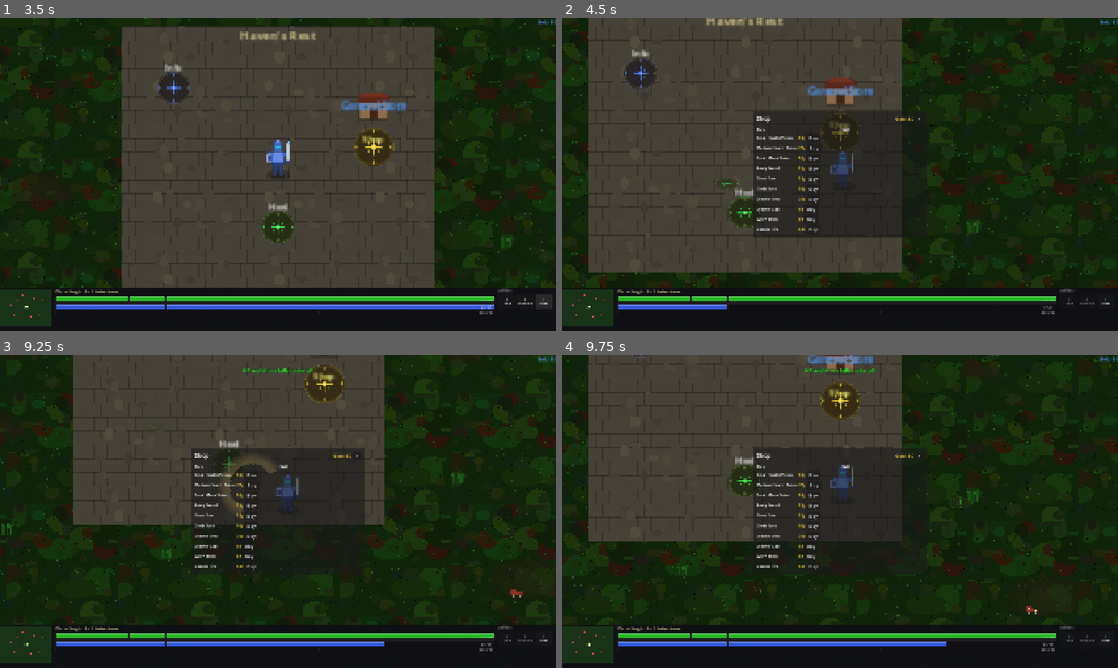
Above: before the commit, frames 1-4 (two rows, left to right).
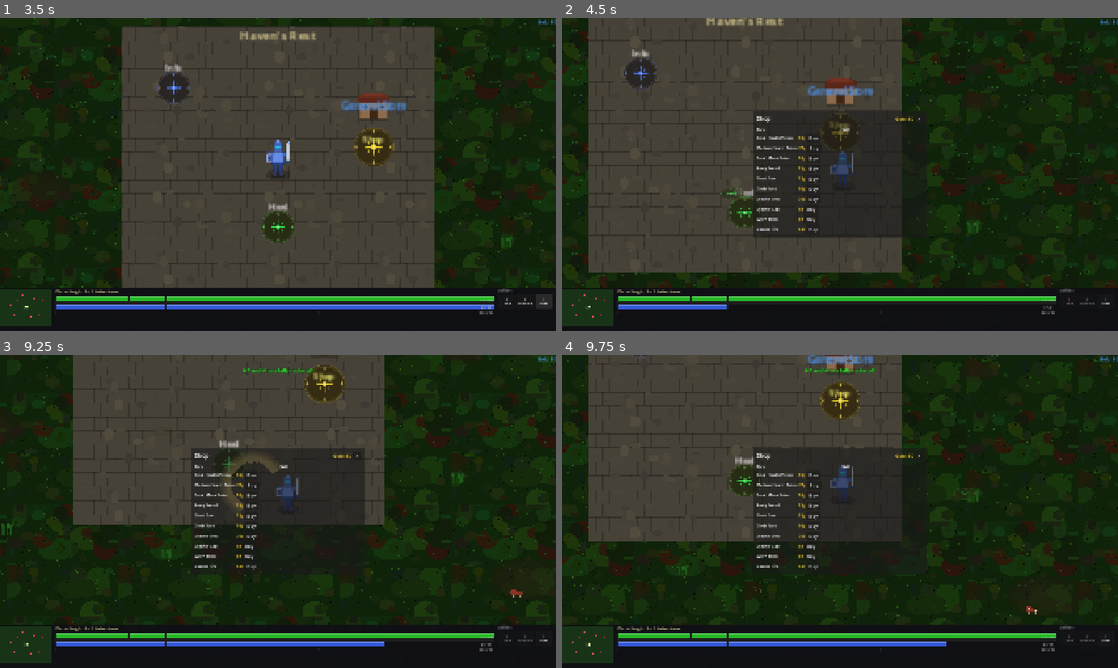
Above: after the commit, the same moments.

Repository: slxny/legends-open-rpg
Game: Godot game, scene res://scenes/main.tscn
Same seed, same stepped clock (60 frames per second), same inputs: the game is played once before the commit and once after it.
Inputs (mouse positions are in pixels of both pictures, inside the frame that each line leads up to):
- Up to frame 1 (3.5 s): click "SELECT" at 0.5 s; click "Q Cleave" at 1.25 s; click "E Shield Wall" at 2 s; click "I Items" at 2.75 s
- Up to frame 2 (4.5 s): tap Enter at 3.5 s; move the mouse to (962, 158) at 3.52 s; hold D (move_right) 3.53-4.28 s; hold Q (ability_1) 3.53-4.28 s; click (962, 158) at 3.67 s; move the mouse to (728, 190) at 4.27 s; hold S (move_down) from 4.28 s (still down); tap E (ability_2) at 4.35 s; click (728, 190) at 4.42 s
- Up to frame 3 (9.25 s): move the mouse to (333, 442) at 5.02 s; release S (move_down) at 5.03 s; hold D (move_right) 5.03-5.78 s; tap one key every 0.75 s from 5.1 s: F (interact) 1 2 3 4 Q (ability_1); click (333, 442) at 5.17 s; move the mouse to (250, 574) at 5.77 s; hold W (move_up) 5.78-6.53 s; click (250, 574) at 5.92 s; move the mouse to (444, 558) at 6.52 s; hold A (move_left) 6.53-8.03 s; click (444, 558) at 6.67 s; move the mouse to (111, 464) at 7.27 s; click (111, 464) at 7.42 s; move the mouse to (305, 511) at 8.02 s; hold S (move_down) 8.03-8.78 s; click (305, 511) at 8.17 s; move the mouse to (194, 433) at 8.77 s; hold D (move_right) from 8.78 s (still down); click (194, 433) at 8.92 s
- Up to frame 4 (9.75 s): move the mouse to (962, 495) at 9.52 s; release D (move_right) at 9.53 s; hold W (move_up) from 9.53 s (still down); hold E (ability_2) from 9.53 s (still down); click (962, 495) at 9.67 s

Frame 1 is identical in both runs. In frame 2, less than 0.1% of the frame differs, in the area x 28-33%, y 51-57%; in frame 3, less than 0.1%, in the area x 41-50%, y 34-51%; in frame 4, less than 0.1%.

Commit message:
Fix mouse freeze, enable fullscreen, thicken target circle
- Fix mouse position freezing: replace get_global_mouse_position() with
  _get_world_mouse_pos() which computes world coords directly from the
  camera's true position and viewport size, bypassing the lagged canvas
  transform caused by camera position_smoothing
- Enable fullscreen at startup (window/size/mode=3) in project.godot
- Thicken the red target selection circle: increase texture from 32px to
  48px, widen the ring from ~15% to 40% thickness, set full opacity (1.0)

https://claude.ai/code/session_01Dfh27BWG9Vw5HJZPhEGQWV

Diff:
--- a/project.godot
+++ b/project.godot
@@ -29,6 +29,7 @@
 
 window/size/viewport_width=1920
 window/size/viewport_height=1080
+window/size/mode=3
 window/stretch/mode="canvas_items"
 window/stretch/aspect="expand"
 
--- a/scenes/player/player.gd
+++ b/scenes/player/player.gd
@@ -142,7 +142,7 @@
 				_is_moving_to_target = false
 			else:
 				_deselect_enemy()
-				_move_target = get_global_mouse_position()
+				_move_target = _get_world_mouse_pos()
 				_is_moving_to_target = true
 				_is_attacking_target = false
 				_attack_target = null
@@ -160,7 +160,7 @@
 				_move_target = target.global_position
 				_is_moving_to_target = true
 			else:
-				_move_target = get_global_mouse_position()
+				_move_target = _get_world_mouse_pos()
 				_is_moving_to_target = true
 
 	# Abilities (Q and E)
@@ -282,8 +282,20 @@
 	if _selection_circle and is_instance_valid(_selection_circle):
 		_selection_circle.global_position = _selected_enemy.global_position
 
+func _get_world_mouse_pos() -> Vector2:
+	# get_global_mouse_position() is broken when camera position_smoothing is
+	# enabled because it uses the camera's lagged canvas transform, causing the
+	# computed world position to drift / "freeze" in the center.
+	# Instead, convert screen-space mouse coords using the camera's true
+	# (non-smoothed) position directly.
+	var screen_mouse: Vector2 = get_viewport().get_mouse_position()
+	var viewport_size: Vector2 = get_viewport().get_visible_rect().size
+	var screen_center: Vector2 = viewport_size * 0.5
+	var offset_from_center: Vector2 = screen_mouse - screen_center
+	return camera.global_position + offset_from_center / camera.zoom
+
 func _get_clickable_at_mouse() -> Node2D:
-	var mouse_pos = get_global_mouse_position()
+	var mouse_pos = _get_world_mouse_pos()
 	var space = get_world_2d().direct_space_state
 	var params = PhysicsPointQueryParameters2D.new()
 	params.position = mouse_pos
@@ -313,7 +325,7 @@
 		GameManager.game_message.emit("Evasion! +%d%% Dodge" % int(ability_data["dodge_bonus"] * 100), Color(0.3, 1.0, 0.5))
 
 func _execute_aoe_ability(ability_data: Dictionary) -> void:
-	var mouse_dir = (get_global_mouse_position() - global_position).normalized()
+	var mouse_dir = (_get_world_mouse_pos() - global_position).normalized()
 	var radius = ability_data.get("radius", 80.0)
 	var arc = deg_to_rad(ability_data.get("arc_degrees", 120.0))
 
@@ -334,7 +346,7 @@
 	_do_screen_shake(4.0)
 
 func _execute_projectile_ability(ability_data: Dictionary) -> void:
-	var base_dir = (get_global_mouse_position() - global_position).normalized()
+	var base_dir = (_get_world_mouse_pos() - global_position).normalized()
 	var count = ability_data.get("projectile_count", 3)
 	var spread = deg_to_rad(ability_data.get("spread_degrees", 30.0))
 	var speed = ability_data.get("projectile_speed", 400.0)
--- a/scripts/autoloads/sprite_generator.gd
+++ b/scripts/autoloads/sprite_generator.gd
@@ -1323,23 +1323,22 @@
 	textures["selection_red"] = _make_selection_circle(Color(1.0, 0.2, 0.2))
 
 func _make_selection_circle(color: Color) -> ImageTexture:
-	var size = 32
+	var size = 48
 	var img = Image.create(size, size, false, Image.FORMAT_RGBA8)
 	img.fill(Color(0, 0, 0, 0))
 	var cx = size / 2
 	var cy = size / 2
 	# Isometric ellipse (wider than tall)
-	var rx = 14
-	var ry = 8
+	var rx = 22
+	var ry = 12
+	# Thick ring: outer boundary at d=1.0, inner at d=0.6 (40% thickness)
 	for py in range(size):
 		for px in range(size):
 			var dx = float(px - cx) / float(rx)
 			var dy = float(py - cy) / float(ry)
 			var d = dx * dx + dy * dy
-			if d <= 1.0 and d >= 0.65:
-				img.set_pixel(px, py, Color(color.r, color.g, color.b, 0.9))
-			elif d < 0.65 and d >= 0.5:
-				img.set_pixel(px, py, Color(color.r, color.g, color.b, 0.3))
+			if d <= 1.0 and d >= 0.6:
+				img.set_pixel(px, py, Color(color.r, color.g, color.b, 1.0))
 	return ImageTexture.create_from_image(img)
 
 func _gen_iso_shadow() -> void:
